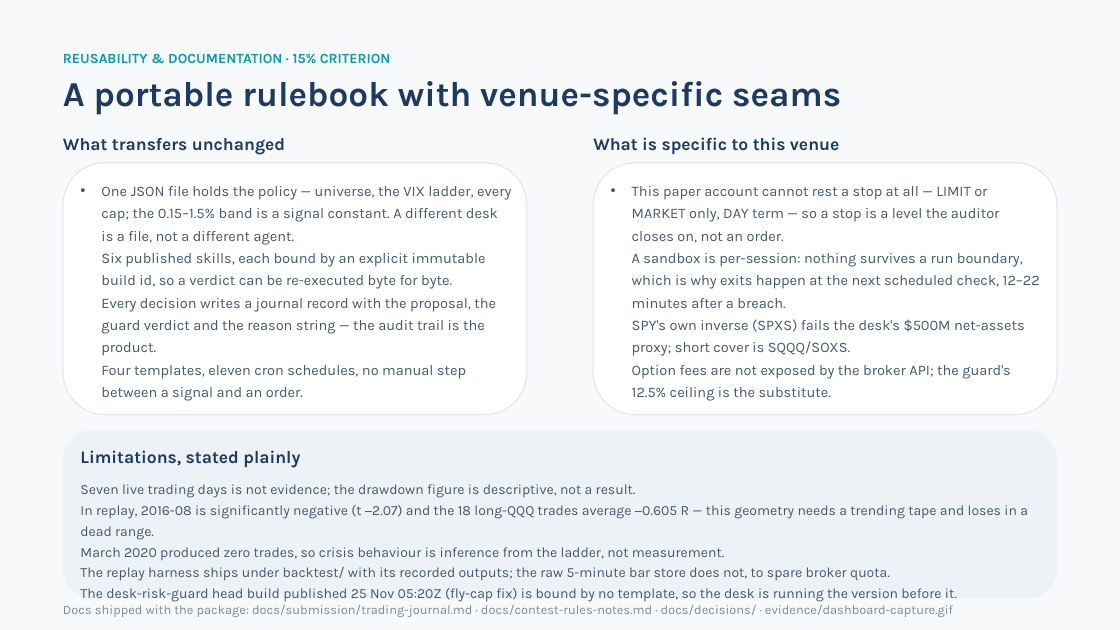
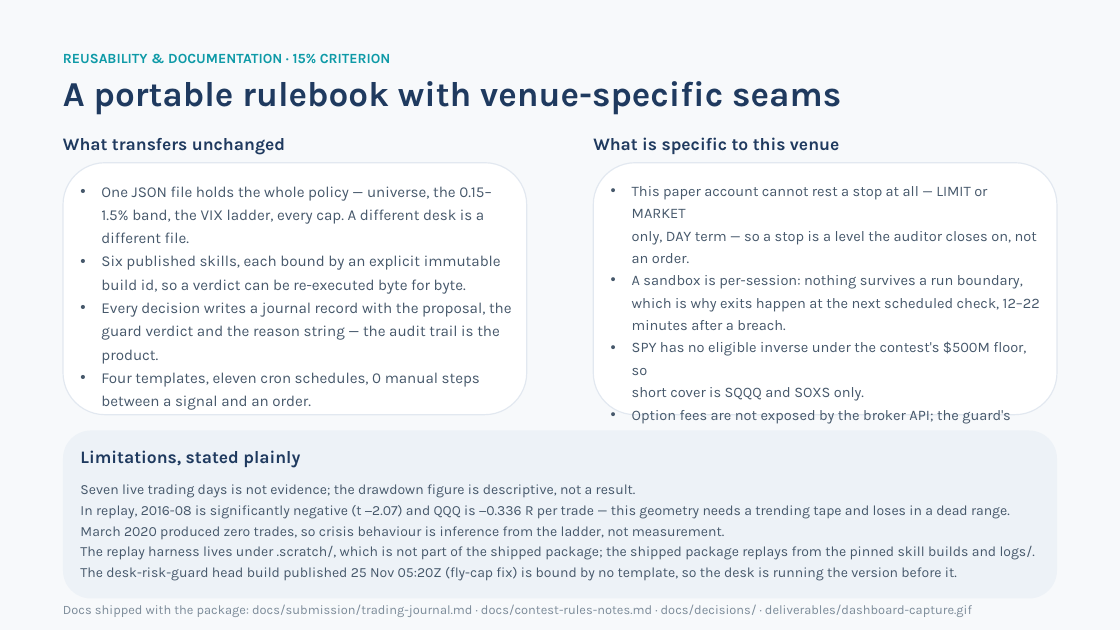
Before and after one commit to lzblue/qoder-trend-desk, a slide deck: slide 8 of qoder-trend-desk-submission.pptx. Drawn at 1120x630 pixels with LibreOffice and Linux fonts; fonts in the diff are those of the drawing. Boxes give left, top, right and bottom in pixels: in the first picture for what was removed or moved away, otherwise in the second. Text is boxed around its words. In the diff, an @@ line names an element or a change of style, - is before the commit and + after.

Commit message:
deck update

```diff
--- a/qoder-trend-desk-submission.pptx
+++ b/qoder-trend-desk-submission.pptx
@@ text at bbox=[101, 186, 512, 406]: text changed; size 12.5 to 13 pt @@
-• One JSON file holds the policy — universe, the VIX ladder, every cap; the 0.15–1.5% band is a signal constant. A different desk is a file, not a different agent.
-  Six published skills, each bound by an explicit immutable build id, so a verdict can be re-executed byte for byte.
-  Every decision writes a journal record with the proposal, the guard verdict and the reason string — the audit trail is the product.
-  Four templates, eleven cron schedules, no manual step between a signal and an order.
+• One JSON file holds the whole policy — universe, the 0.15–1.5% band, the VIX ladder, every cap. A different desk is a different file.
+• Six published skills, each bound by an explicit immutable build id, so a verdict can be re-executed byte for byte.
+• Every decision writes a journal record with the proposal, the guard verdict and the reason string — the audit trail is the product.
+• Four templates, eleven cron schedules, 0 manual steps between a signal and an order.
@@ text at bbox=[632, 186, 1040, 424]: text changed @@
-• This paper account cannot rest a stop at all — LIMIT or MARKET only, DAY term — so a stop is a level the auditor closes on, not an order.
-  A sandbox is per-session: nothing survives a run boundary, which is why exits happen at the next scheduled check, 12–22 minutes after a breach.
-  SPY's own inverse (SPXS) fails the desk's $500M net-assets proxy; short cover is SQQQ/SOXS.
-  Option fees are not exposed by the broker API; the guard's 12.5% ceiling is the substitute.
+• This paper account cannot rest a stop at all — LIMIT or MARKET
+  only, DAY term — so a stop is a level the auditor closes on, not
+  an order.
+• A sandbox is per-session: nothing survives a run boundary,
+  which is why exits happen at the next scheduled check, 12–22
+  minutes after a breach.
+• SPY has no eligible inverse under the contest's $500M floor, so
+  short cover is SQQQ and SOXS only.
+• Option fees are not exposed by the broker API; the guard's
+  12.5% ceiling is the substitute.
@@ text at bbox=[80, 484, 1035, 581]: text changed @@
-Seven live trading days is not evidence; the drawdown figure is descriptive, not a result.
-In replay, 2016-08 is significantly negative (t −2.07) and the 18 long-QQQ trades average −0.605 R — this geometry needs a trending tape and loses in a dead range.
-March 2020 produced zero trades, so crisis behaviour is inference from the ladder, not measurement.
-The replay harness ships under backtest/ with its recorded outputs; the raw 5-minute bar store does not, to spare broker quota.
-The desk-risk-guard head build published 25 Nov 05:20Z (fly-cap fix) is bound by no template, so the desk is running the version before it.
+Seven live trading days is not evidence; the drawdown figure is descriptive, not a result.
+In replay, 2016-08 is significantly negative (t −2.07) and QQQ is −0.336 R per trade — this geometry needs a trending tape and loses in a dead range.
+March 2020 produced zero trades, so crisis behaviour is inference from the ladder, not measurement.
+The replay harness lives under .scratch/, which is not part of the shipped package; the shipped package replays from the pinned skill builds and logs/.
+The desk-risk-guard head build published 25 Nov 05:20Z (fly-cap fix) is bound by no template, so the desk is running the version before it.
@@ text at bbox=[63, 604, 972, 617]: text changed @@
-Docs shipped with the package: docs/submission/trading-journal.md · docs/contest-rules-notes.md · docs/decisions/ · evidence/dashboard-capture.gif
+Docs shipped with the package: docs/submission/trading-journal.md · docs/contest-rules-notes.md · docs/decisions/ · deliverables/dashboard-capture.gif
```
Also in this commit, not shown: 7 other slides changed, 4 other files.
